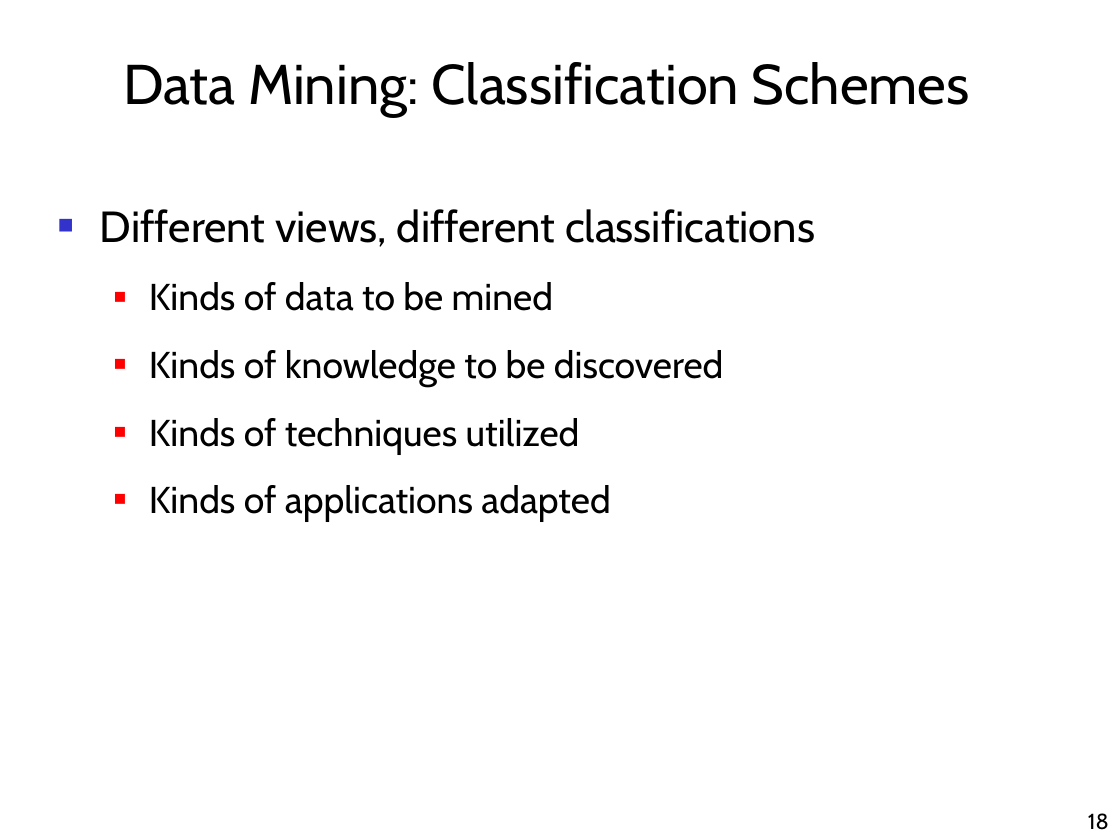
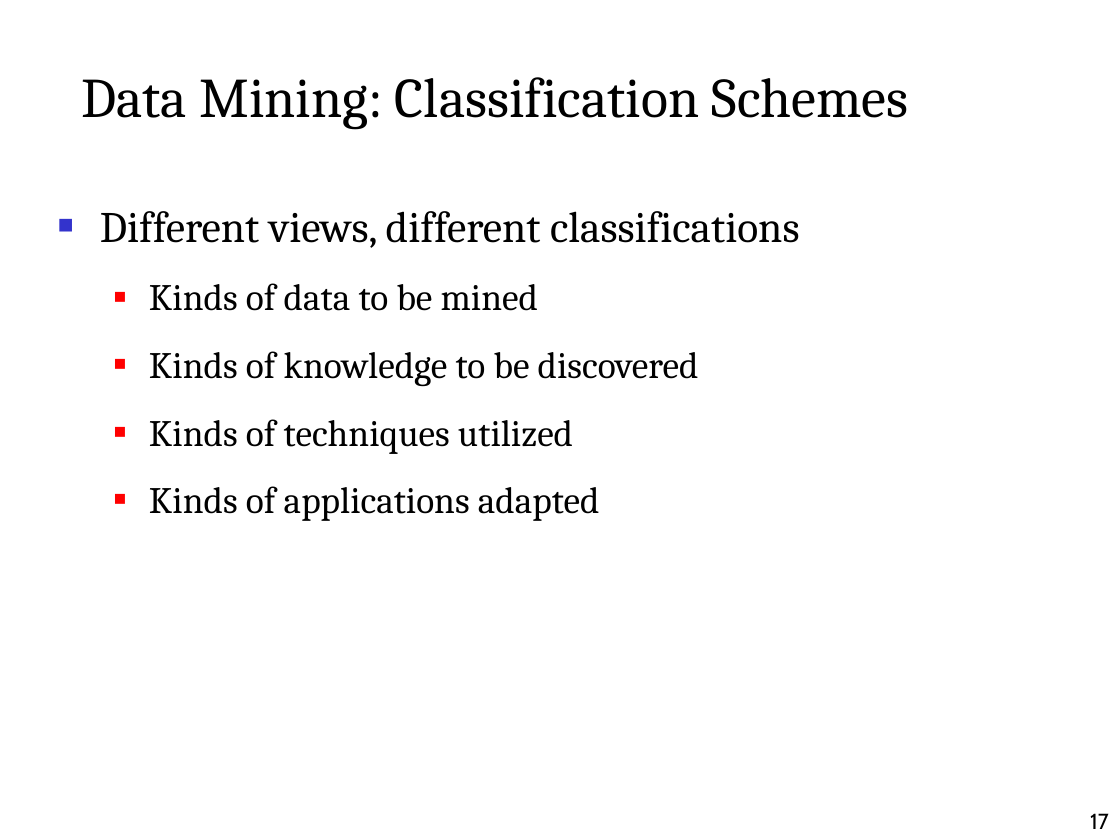
Before and after one commit to alaagamal98/web-based-his, a slide deck: slide 17 of Presentation/Data Mining.ppt (slide 18 before the commit). Drawn at 1120x840 pixels with LibreOffice and Linux fonts; fonts in the diff are those of the drawing; background and template pictures are left out. Boxes give left, top, right and bottom in pixels: in the first picture for what was removed or moved away, otherwise in the second. Text is boxed around its words. In the diff, an @@ line names an element or a change of style, - is before the commit and + after.

```diff
--- a/Presentation/Data Mining.ppt
+++ b/Presentation/Data Mining.ppt
@@ title "Data Mining: Classification Schemes" at <box>81,77,909,130</box>: font Cabin to Cambria @@
@@ title "Data Mining: Classification Schemes": place and size @@
-title "Data Mining: Classification Schemes" at <box>123,62,970,116</box>
+title "Data Mining: Classification Schemes" at <box>81,77,909,130</box>
@@ text "Different views, different classifications" at <box>100,211,800,521</box>: font Cabin to Cambria @@
@@ page number at <box>1090,813,1109,829</box>: text changed @@
-18
+17
```
Also in this commit, not shown: 12 other slides changed, 1 slide added, 1 slide removed, 4 other files.
